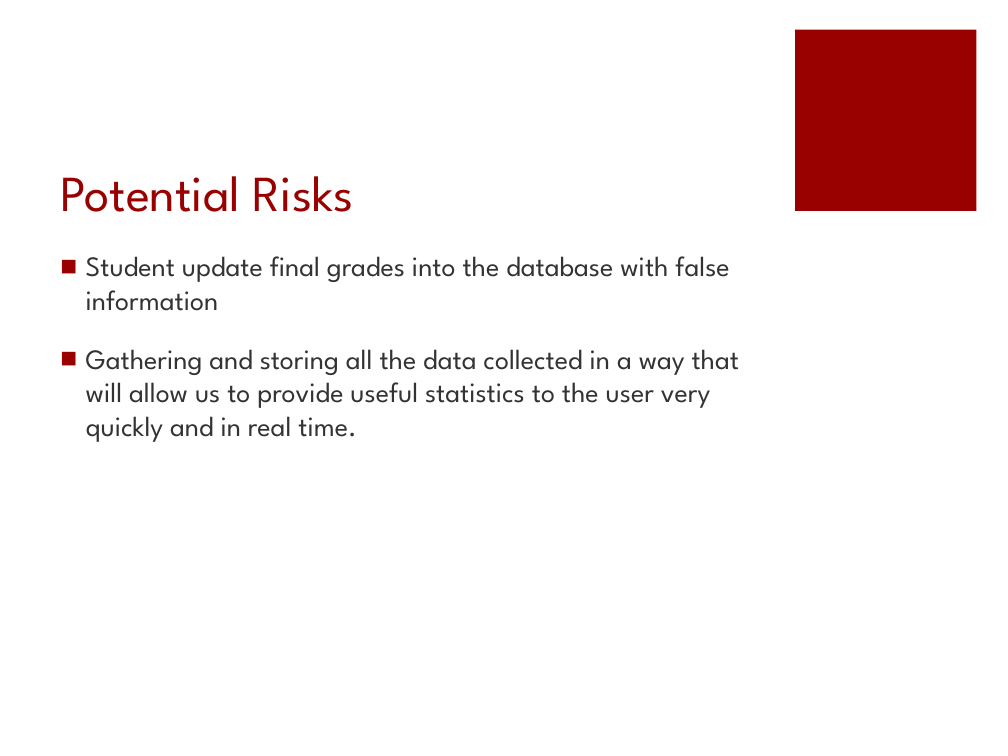
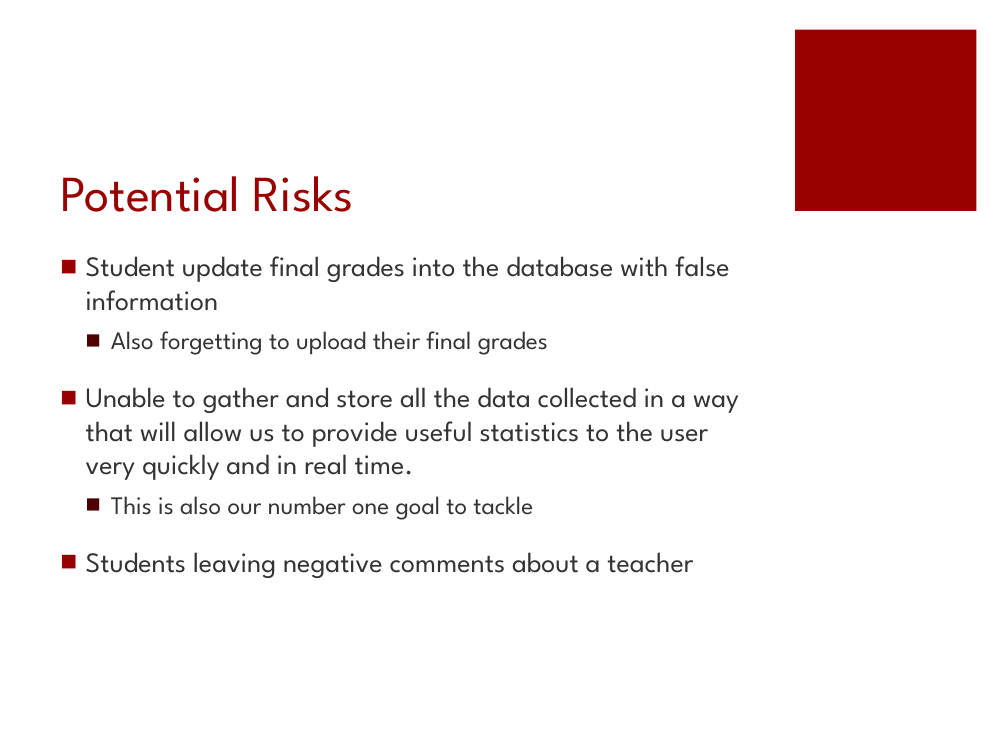
Before and after one commit to amdonham/DropGrade, a slide deck: slide 13 of Documents/SeniorDesignRequirementsP1.pptx (slide 10 before the commit). Drawn at 1008x756 pixels with LibreOffice and Linux fonts; fonts in the diff are those of the drawing. Boxes give left, top, right and bottom in pixels: in the first picture for what was removed or moved away, otherwise in the second. Text is boxed around its words. In the diff, an @@ line names an element or a change of style, - is before the commit and + after.

Commit message:
Final Powerpoint

```diff
--- a/Documents/SeniorDesignRequirementsP1.pptx
+++ b/Documents/SeniorDesignRequirementsP1.pptx
@@ text at <box>86,331,739,578</box>: text changed @@
-■ Gathering and storing all the data collected in a way that will allow us to provide useful statistics to the user very quickly and in real time.
+  ■ Also forgetting to upload their final grades
+■ Unable to gather and store all the data collected in a way that will allow us to provide useful statistics to the user very quickly and in real time.
+  ■ This is also our number one goal to tackle
+■ Students leaving negative comments about a teacher
```
Also in this commit, not shown: 5 other slides changed, 4 slides added, 1 slide removed.
